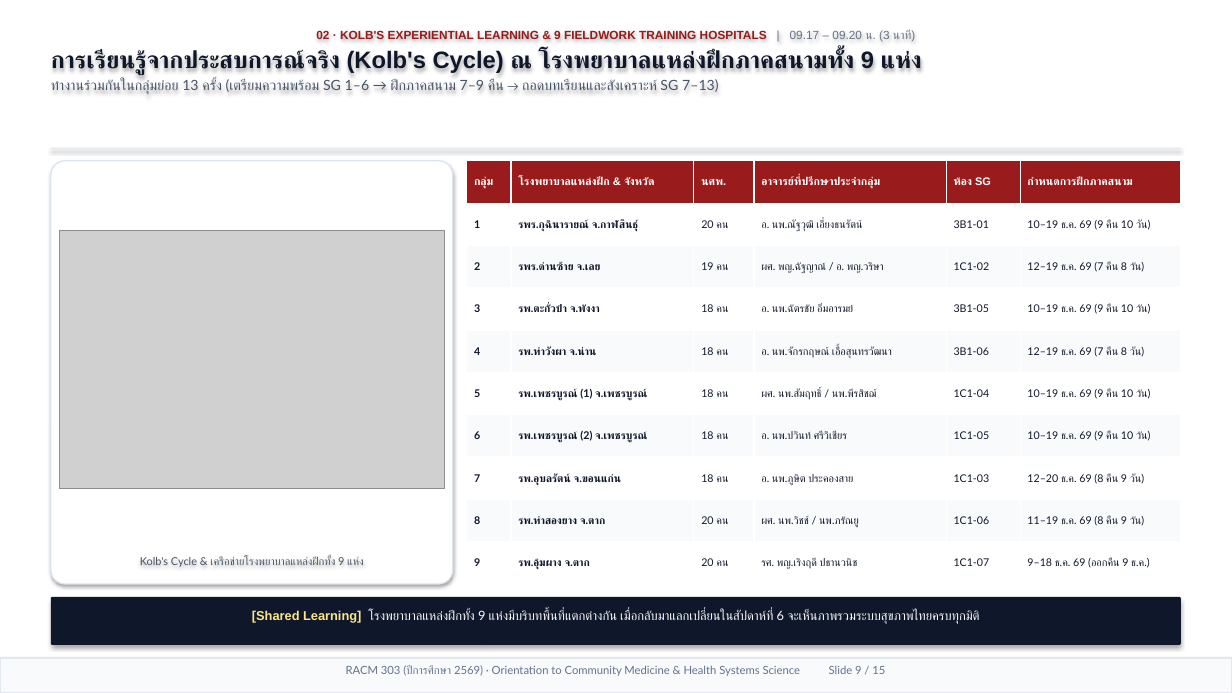
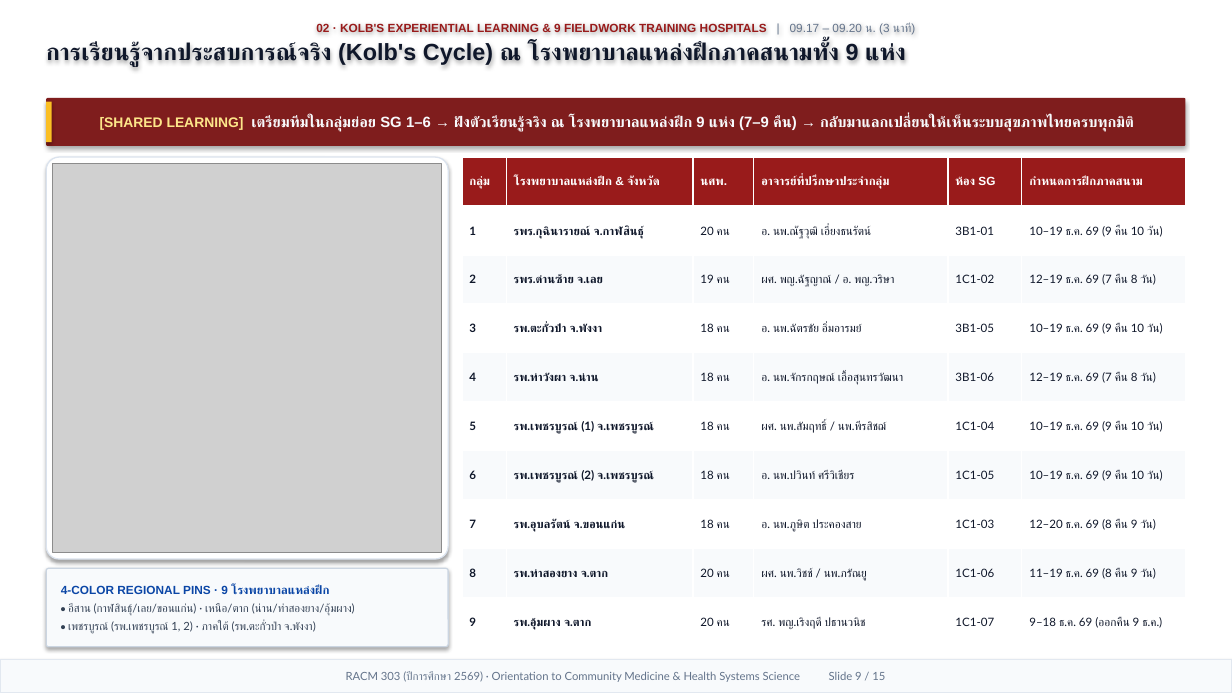
Before and after one commit to smartwoo/racm303-2569-faculty-member, a slide deck: slide 9 of exports/pptx/RACM303_2569_Orientation_Slides.pptx. Drawn at 1232x693 pixels with LibreOffice and Linux fonts; fonts in the diff are those of the drawing; grey boxes stand for pictures. Boxes give left, top, right and bottom in pixels: in the first picture for what was removed or moved away, otherwise in the second. Text is boxed around its words. In the diff, an @@ line names an element or a change of style, - is before the commit and + after.

Commit message:
feat(orientation): upgrade all 15 slides with top key-message banners, full-space Nano Banana visuals, optimized typography & Apple Keynote motion

```diff
--- a/exports/pptx/RACM303_2569_Orientation_Slides.pptx
+++ b/exports/pptx/RACM303_2569_Orientation_Slides.pptx
@@ text "02 · KOLB'S EXPERIENTIAL LEARNING ...": place and size @@
-text "02 · KOLB'S EXPERIENTIAL LEARNING ..." at [51,30,922,94]
+text "02 · KOLB'S EXPERIENTIAL LEARNING ..." at [46,22,915,67]
@@ text "02 · KOLB'S EXPERIENTIAL LEARNING ..." at [46,22,915,67]: size 18.5 to 18.2 pt in "การเรียนรู้จากประสบการณ์จริง (Kolb's Cycle) ณ โรงพยาบาลแหล่ง ..."; less space between paragraphs @@
@@ text at [51,79,719,94]: paragraph removed @@
-ทำงานร่วมกันในกลุ่มย่อย 13 ครั้ง (เตรียมความพร้อม SG 1–6 → ฝึกภาคสนาม 7–9 คืน → ถอดบทเรียนและสังเคราะห์ SG 7–13)
@@ rounded rectangle "[SHARED LEARNING] เตรียมทีมในกลุ่มย่อย SG 1–6 ...": place and size @@
-rounded rectangle "[SHARED LEARNING] เตรียมทีมในกลุ่มย่อย SG 1–6 ..." at [51,148,1181,149]
+rounded rectangle "[SHARED LEARNING] เตรียมทีมในกลุ่มย่อย SG 1–6 ..." at [46,98,1186,146]
@@ rounded rectangle "[SHARED LEARNING] เตรียมทีมในกลุ่มย่อย SG 1–6 ..." at [46,98,1186,146]: rectangle to rounded rectangle; fill #E2E8F0 to #7F1D1D @@
@@ rectangle added at [46,102,52,142], fill #FBBF24 @@
@@ text in rounded rectangle at [100,116,1133,132]: text added @@
+[SHARED LEARNING] เตรียมทีมในกลุ่มย่อย SG 1–6 → ฝังตัวเรียนรู้จริง ณ โรงพยาบาลแหล่งฝึก 9 แห่ง (7–9 คืน) → กลับมาแลกเปลี่ยนให้เห็นระบบสุขภาพไทยครบทุกมิติ
@@ rounded rectangle: place and size @@
-rounded rectangle at [51,161,453,584]
+rounded rectangle at [46,157,448,559]
@@ rounded rectangle at [46,157,448,559]: proportions changed @@
@@ picture: place and size @@
-picture at [59,230,445,489]
+picture at [53,164,441,553]
@@ table at [462,157,1186,647] @@
@@ size 8.6 to 9.2 pt in "กลุ่ม", "โรงพยาบาลแหล่งฝึก & จังหวัด", "นศพ.", "อาจารย์ที่ปรึกษาประจำกลุ่ม" and 2 more places @@
@@ size 8.3 to 9 pt in "1", "รพร.กุฉินารายณ์ จ.กาฬสินธุ์", "20 คน", "อ. นพ.ณัฐวุฒิ เอี่ยงธนรัตน์" and 50 more places @@
@@ table: place and size @@
-table at [467,161,1181,584]
+table at [462,157,1186,647]
@@ rounded rectangle added at [46,568,448,647], fill #F8FAFC, outline #CBD5E1 1 pt, 8.8 pt, text #334155 @@
+4-COLOR REGIONAL PINS · 9 โรงพยาบาลแหล่งฝึก
+• อีสาน (กาฬสินธุ์/เลย/ขอนแก่น) · เหนือ/ตาก (น่าน/ท่าสองยาง/อุ้มผาง)
+• เพชรบูรณ์ (รพ.เพชรบูรณ์ 1, 2) · ภาคใต้ (รพ.ตะกั่วป่า จ.พังงา)
@@ text removed at [140,556,364,567] @@
-Kolb's Cycle & เครือข่ายโรงพยาบาลแหล่งฝึกทั้ง 9 แห่ง
@@ rounded rectangle removed at [51,597,1181,645] @@
-[Shared Learning] โรงพยาบาลแหล่งฝึกทั้ง 9 แห่งมีบริบทพื้นที่แตกต่างกัน เมื่อกลับมาแลกเปลี่ยนในสัปดาห์ที่ 6 จะเห็นภาพรวมระบบสุขภาพไทยครบทุกมิติ
@@ rectangle "RACM 303 (ปีการศึกษา 2569) · ..." at [0,660,1232,693]: vertical alignment top to middle @@
```
Also in this commit, not shown: 14 other slides changed, 20 other files.
